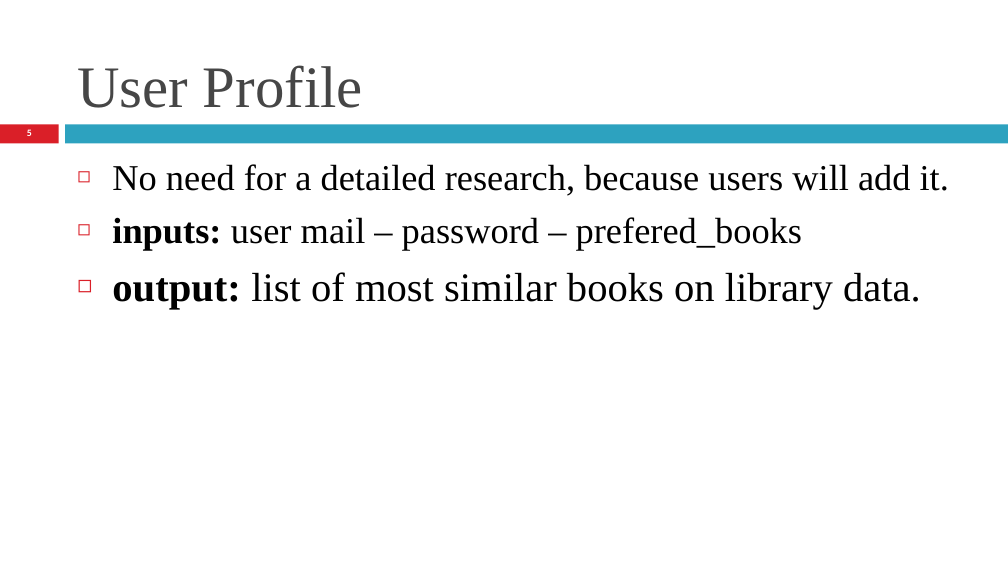
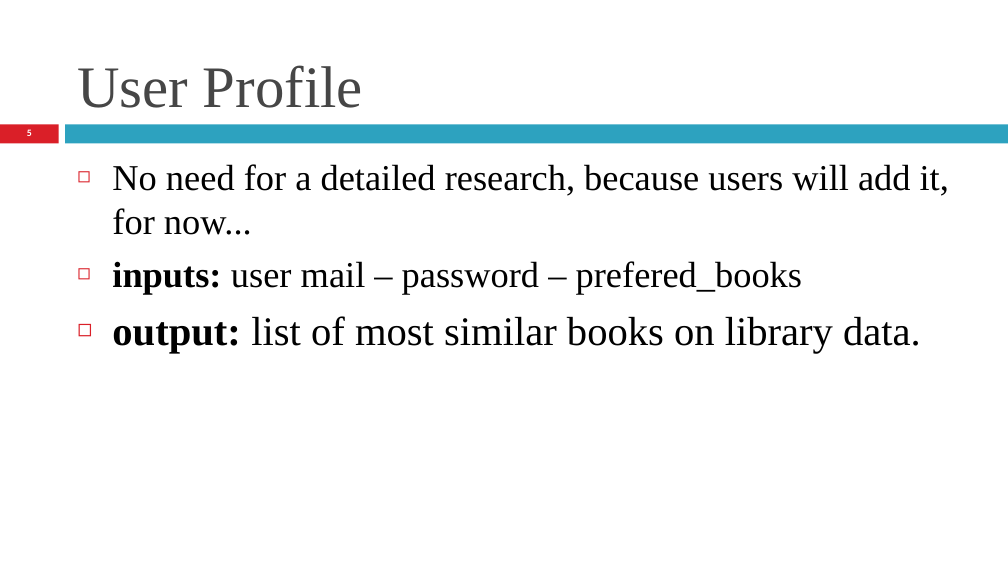
Before and after one commit to NJT145/my_github_repository_Python, a slide deck: slide 5 of website_simAnalyzer/Mobile Programming-Final Presentation.odp. Drawn at 1008x567 pixels with LibreOffice and Linux fonts; fonts in the diff are those of the drawing. Boxes give left, top, right and bottom in pixels: in the first picture for what was removed or moved away, otherwise in the second. Text is boxed around its words. In the diff, an @@ line names an element or a change of style, - is before the commit and + after.

```diff
--- a/website_simAnalyzer/Mobile Programming-Final Presentation.odp
+++ b/website_simAnalyzer/Mobile Programming-Final Presentation.odp
@@ text at <box>112,164,949,235</box>: text changed @@
-◻ No need for a detailed research, because users will add it.
+◻ No need for a detailed research, because users will add it, for now...
```
Also in this commit, not shown: 1 other slide changed, 1 slide added, 1 slide removed, 2 other files.
